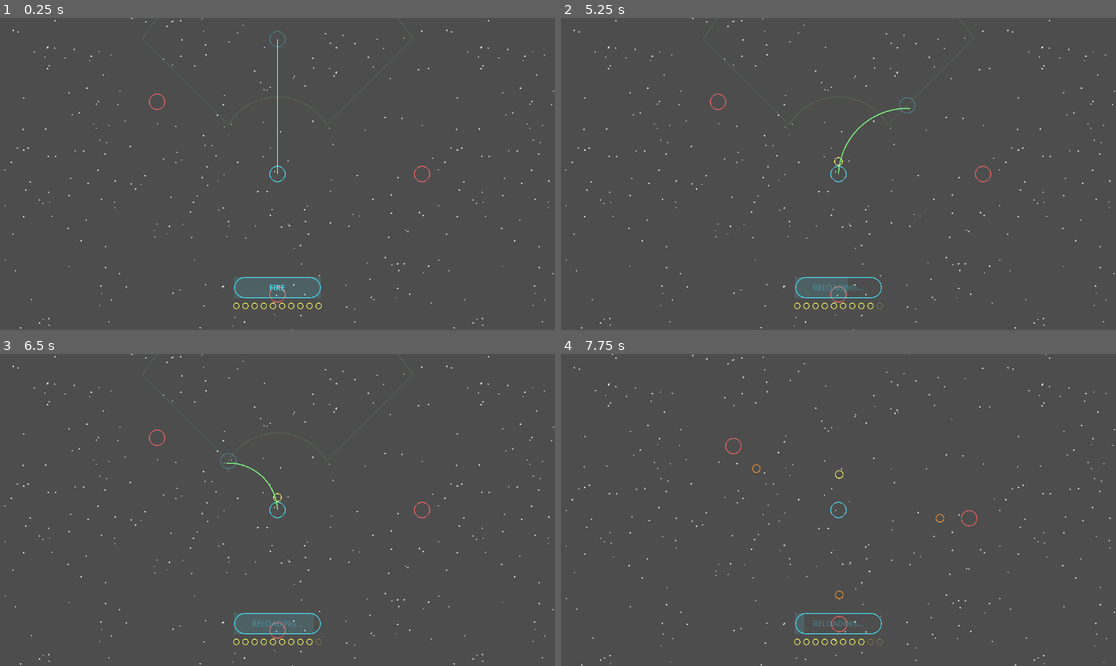
Above: before the commit, frames 1-4 (two rows, left to right).
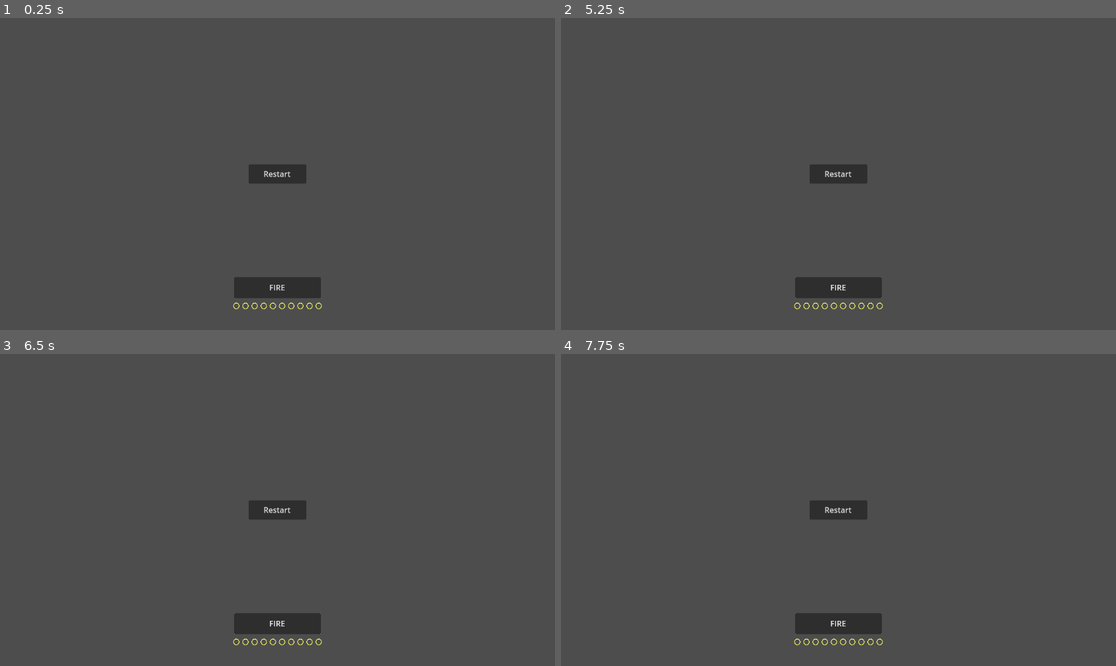
Above: after the commit, the same moments.

Repository: failuer/vibe-space
Game: Godot game, scene res://game_world.tscn
Two runs of this game, one before a commit and one after it. Both use one fixed random seed, a clock stepped at 60 frames per second and the inputs below.
Inputs (mouse positions are in pixels of both pictures, inside the frame that each line leads up to):
- Up to frame 1 (0.25 s): no input
- Up to frame 2 (5.25 s): click (838, 174) at 0.5 s, where only the run after the commit has a clickable "Restart"; click (838, 174) at 1.25 s, where only the run after the commit has a clickable "Restart"; click (838, 174) at 2 s, where only the run after the commit has a clickable "Restart"; click "FIRE" at 2.75 s; click (838, 286) at 3.5 s, where only the run after the commit has a clickable "FIRE"; click (838, 286) at 4.25 s, where only the run after the commit has a clickable "FIRE"; move the mouse to (960, 158) at 5.02 s
- Up to frame 3 (6.5 s): move the mouse to (166, 525) at 5.77 s
- Up to frame 4 (7.75 s): move the mouse to (894, 441) at 6.52 s; tap Enter at 7.25 s; move the mouse to (810, 572) at 7.27 s; tap Space at 7.52 s

The runs differ from the first frame. In frame 1, 2.3% of the frame differs, in the area x 0-100%, y 0-100%; in frame 2, 2.3%; in frame 3, 2.3%; in frame 4, 2.2%.
Error after the commit: Parse Error: Cannot infer the type of "to_player" variable because the value doesn't have a set type. (res://game.gd:266)

Commit message:
feat: enemy real-time firing with cooldown and angle-based AI
Co-Authored-By: Claude Sonnet 4.6 <noreply@anthropic.com>

Diff:
--- a/game.gd
+++ b/game.gd
@@ -220,19 +220,6 @@
     if SIM_DURATION > 0.0:
         current_turn_rate = planned_turn_angle / SIM_DURATION
 
-    # Enemies fire one missile each turn toward the player's current position (if alive)
-    if player_alive:
-        for enemy in enemies:
-            if enemy.alive:
-                var to_player: Vector2 = (player_pos - enemy.pos)
-                if to_player != Vector2.ZERO:
-                    var edir: Vector2 = to_player.normalized()
-                    var e_spawn: Vector2 = enemy.pos + edir * (ENEMY_RADIUS + MISSILE_RADIUS + 2.0)
-                    missiles.append({
-                        "pos": e_spawn,
-                        "vel": edir * MISSILE_SPEED,
-                        "from_player": false,
-                    })
 
 
 func _step_simulation(delta: float) -> void:
@@ -247,6 +234,7 @@
         for enemy in enemies:
             if enemy.alive and enemy.fire_cooldown > 0.0:
                 enemy.fire_cooldown = maxf(0.0, enemy.fire_cooldown - delta)
+        _step_enemy_firing(delta)
         _handle_collisions()
         _check_leave_play_area()
         _cull_offscreen_objects()
@@ -261,6 +249,38 @@
             planned_player_vel = player_vel
             planned_player_speed = player_speed
             turn_limit_this_turn = _compute_turn_limit_for_speed(player_speed)
+
+
+func _step_enemy_firing(_delta: float) -> void:
+    if not player_alive:
+        return
+
+    for enemy in enemies:
+        if not enemy.alive:
+            continue
+        if enemy.fire_cooldown > 0.0:
+            continue
+        if enemy.missiles_remaining <= 0:
+            continue
+
+        var to_player := player_pos - enemy.pos
+        if to_player == Vector2.ZERO:
+            continue
+
+        # Only fire when roughly facing the player (within 45 degrees)
+        var angle_to_player := enemy.vel.normalized().angle_to(to_player.normalized())
+        if abs(angle_to_player) > ENEMY_FIRE_ANGLE_THRESHOLD:
+            continue
+
+        var edir := to_player.normalized()
+        var e_spawn := enemy.pos + edir * (ENEMY_RADIUS + MISSILE_RADIUS + 2.0)
+        missiles.append({
+            "pos": e_spawn,
+            "vel": edir * MISSILE_SPEED,
+            "from_player": false,
+        })
+        enemy.missiles_remaining -= 1
+        enemy.fire_cooldown = ENEMY_FIRE_COOLDOWN
 
 
 func _integrate_motion(delta: float) -> void:
